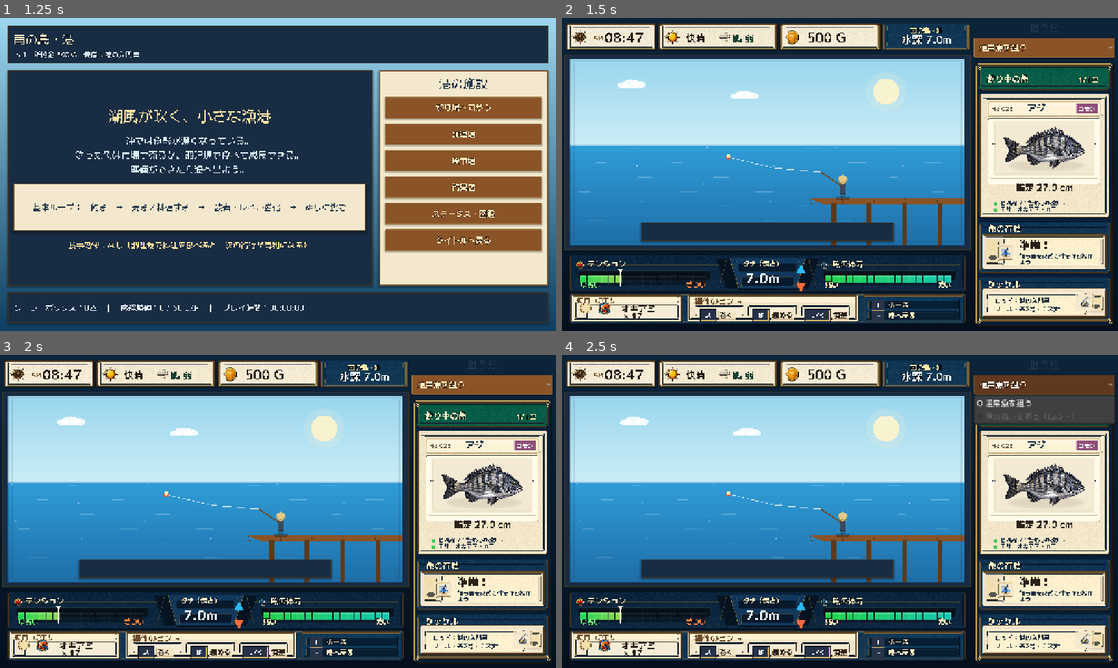
Above: before the commit, frames 1-4 (two rows, left to right).
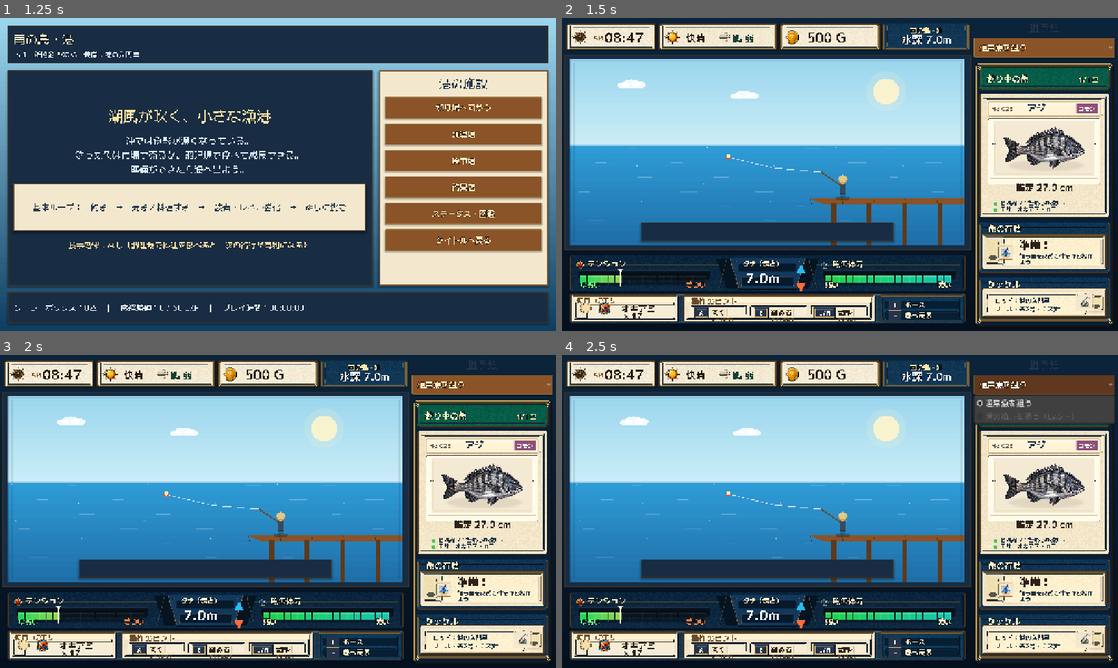
Above: after the commit, the same moments.

Repository: RYUKOU-OKUMURA/tsuri_quest_umi_mvp
Game: Godot game, scene res://scenes/main.tscn
Same seed, same stepped clock (60 frames per second), same inputs: the game is played once before the commit and once after it.
Inputs:
- Up to frame 1 (1.25 s): click "ゲームを始める" at 0.5 s
- Up to frame 2 (1.5 s): click "釣り場へ向かう" at 1.25 s
- Up to frame 3 (2 s): no input
- Up to frame 4 (2.5 s): click "通常魚を狙う" at 2 s

Frame 1 is identical in both runs. In frame 2, 1.6% of the frame differs, in the area x 20-67%, y 88-98%; in frame 3, 1.6%; in frame 4, 1.6%.

Commit message:
Widen fight HUD operation hints

Diff:
--- a/src/ui/components/fight_hud.gd
+++ b/src/ui/components/fight_hud.gd
@@ -185,8 +185,8 @@
 
 func _draw_bottom_controls(font: Font, rect: Rect2) -> void:
 	var gap := 10.0
-	var bait_w := rect.size.x * (0.28 if _hud_frame == null else 0.285)
-	var menu_w := rect.size.x * (0.20 if _hud_frame == null else 0.260)
+	var bait_w := rect.size.x * (0.28 if _hud_frame == null else 0.275)
+	var menu_w := rect.size.x * (0.20 if _hud_frame == null else 0.218)
 	var hint_w := rect.size.x - bait_w - menu_w - gap * 2.0
 	var bait := Rect2(rect.position, Vector2(bait_w, rect.size.y))
 	var hint := Rect2(Vector2(bait.end.x + gap, rect.position.y), Vector2(hint_w, rect.size.y))
@@ -215,9 +215,9 @@
 	_draw_panel(hint, Palette.PARCHMENT, Palette.WOOD_DARK, Palette.GOLD)
 	_draw_text(font, "操作のヒント", hint.position + Vector2(18.0, 25.0), 18, Color("#6a4c2b"), 0)
 	if _hud_frame != null:
-		_draw_key_hint_compact(font, key_slots[0], "A", "巻く")
-		_draw_key_hint_compact(font, key_slots[1], "B", "緩める")
-		_draw_key_hint_compact(font, key_slots[2], "L/R", "調整")
+		_draw_key_hint_compact(font, key_slots[0], "A", "巻く", "リールを巻く")
+		_draw_key_hint_compact(font, key_slots[1], "B", "緩める", "ラインを出す")
+		_draw_key_hint_compact(font, key_slots[2], "L/R", "調整", "テンション")
 	else:
 		_draw_key_hint(font, _reel_rect, "A", "巻く")
 		_draw_key_hint(font, _give_rect, "B", "緩める")
@@ -344,23 +344,26 @@
 	_draw_key_row(font, rect.position + Vector2(14.0, 20.0), key, label)
 
 
-func _draw_key_hint_compact(font: Font, rect: Rect2, key: String, label: String) -> void:
-	var key_w := 38.0 if key.length() <= 1 else 58.0
-	var key_rect := Rect2(rect.position + Vector2(8.0, 5.0), Vector2(key_w, 28.0))
+func _draw_key_hint_compact(font: Font, rect: Rect2, key: String, label: String, note: String) -> void:
+	var key_w := 32.0 if key.length() <= 1 else 48.0
+	var key_rect := Rect2(rect.position + Vector2(7.0, 4.0), Vector2(key_w, 24.0))
 	draw_rect(key_rect, Color("#253247"), true)
 	draw_rect(key_rect, Color("#0d1524"), false, 2.0)
 	draw_rect(key_rect.grow(-2.0), Color("#d5b56b"), false, 1.0)
 	draw_line(key_rect.position + Vector2(4.0, 4.0), key_rect.position + Vector2(key_rect.size.x - 4.0, 4.0), Color(1.0, 1.0, 1.0, 0.20), 1.0)
-	var key_size := 16
+	var key_size := 14
 	var key_text_w := font.get_string_size(key, HORIZONTAL_ALIGNMENT_LEFT, -1, key_size).x
-	_draw_text(font, key, key_rect.position + Vector2((key_rect.size.x - key_text_w) * 0.5, 20.0), key_size, Color.WHITE, 1)
+	_draw_text(font, key, key_rect.position + Vector2((key_rect.size.x - key_text_w) * 0.5, 17.0), key_size, Color.WHITE, 1)
 	var label_size := 16
-	var label_pos := key_rect.position + Vector2(key_rect.size.x + 7.0, 20.0)
+	var label_pos := key_rect.position + Vector2(key_rect.size.x + 7.0, 17.0)
 	var label_w := font.get_string_size(label, HORIZONTAL_ALIGNMENT_LEFT, -1, label_size).x
-	var label_plate := Rect2(label_pos + Vector2(-3.0, -15.0), Vector2(label_w + 7.0, 19.0))
+	var label_plate := Rect2(label_pos + Vector2(-3.0, -15.0), Vector2(label_w + 7.0, 18.0))
 	draw_rect(label_plate, Color("#f5e6c5"), true)
 	draw_rect(label_plate, Color(0.54, 0.37, 0.18, 0.32), false, 1.0)
 	_draw_text(font, label, label_pos, label_size, Color("#2b2117"), 0)
+	var note_size := 9
+	var note_x := minf(label_pos.x, rect.end.x - font.get_string_size(note, HORIZONTAL_ALIGNMENT_LEFT, -1, note_size).x - 5.0)
+	_draw_text(font, note, Vector2(note_x, key_rect.position.y + 30.0), note_size, Color("#5a4327"), 0)
 
 
 func _draw_key_row(font: Font, pos: Vector2, key: String, label: String) -> void:
@@ -380,11 +383,11 @@
 			Rect2(hint.position + Vector2(hint.size.x * 0.35, 30.0), Vector2(hint.size.x * 0.30, hint.size.y - 34.0)),
 			Rect2(hint.position + Vector2(hint.size.x - 128.0, 30.0), Vector2(120.0, 30.0)),
 		]
-	var slot_gap := 12.0
-	var slot_w := (hint.size.x - 44.0 - slot_gap * 2.0) / 3.0
-	var slot_y := hint.position.y + 31.0
+	var slot_gap := 10.0
+	var slot_w := (hint.size.x - 38.0 - slot_gap * 2.0) / 3.0
+	var slot_y := hint.position.y + 29.0
 	var slot_h := 39.0
-	var x0 := hint.position.x + 22.0
+	var x0 := hint.position.x + 19.0
 	return [
 		Rect2(Vector2(x0, slot_y), Vector2(slot_w, slot_h)),
 		Rect2(Vector2(x0 + slot_w + slot_gap, slot_y), Vector2(slot_w, slot_h)),
Binary file changed: assets/showcase/underwater/fight_hud_frame.png
Not shown, changed: design-qa.md
Not shown, changed: docs/11_underwater_fight_showcase.md
Not shown, changed: tools/generate_underwater_ui_frame_assets.py
